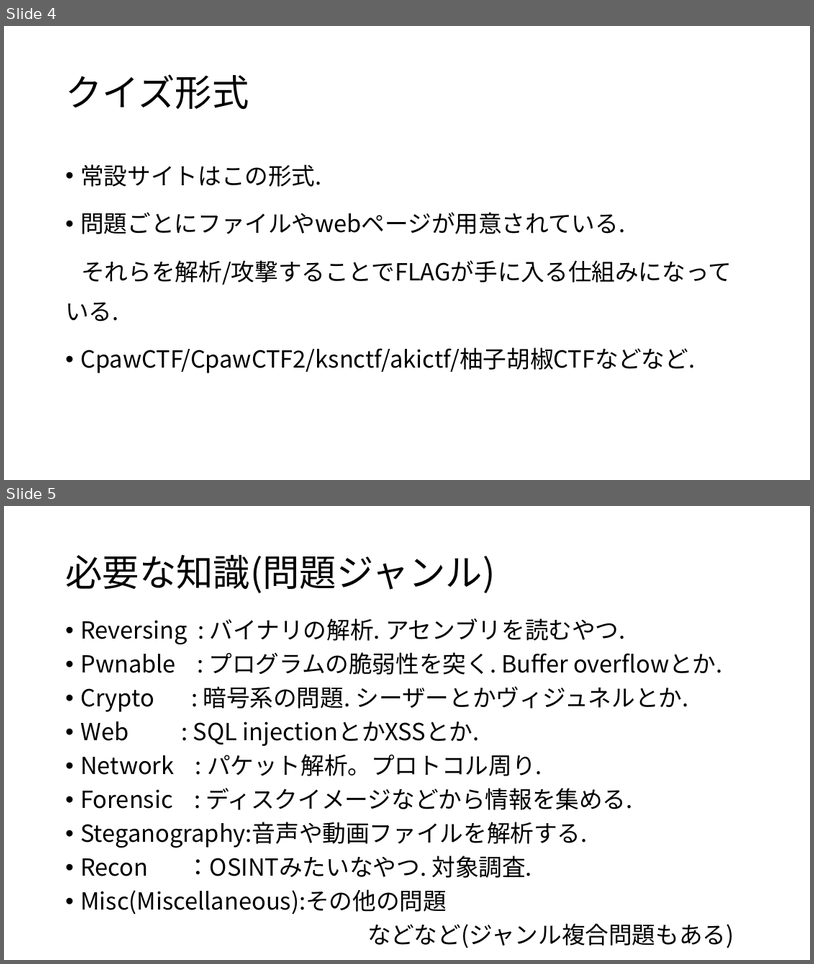
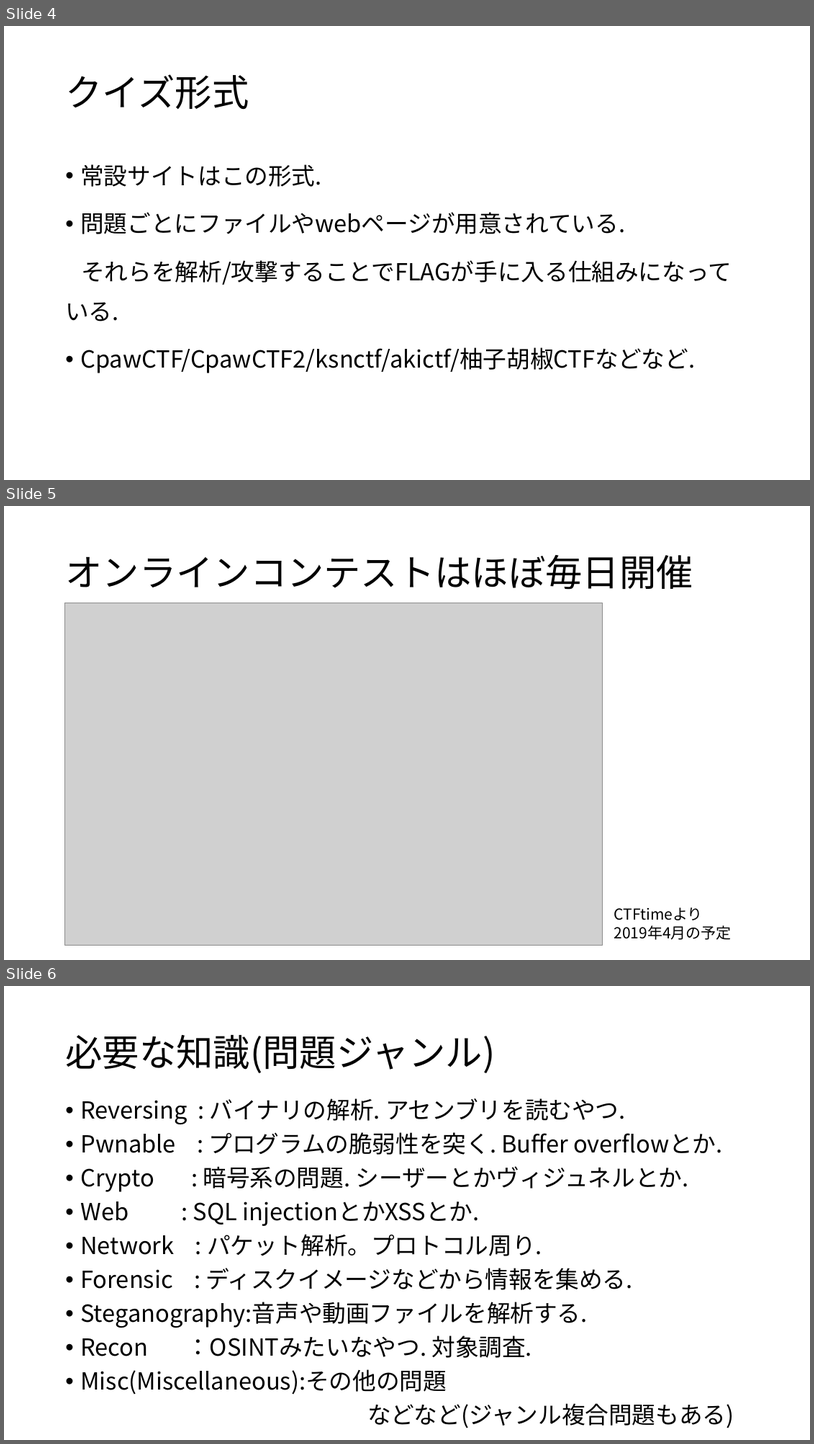
Before and after one commit to narupi/OITBeginnersCTF, a slide deck: Document.pptx. Shown one above the other, each under a label of ours: slides 4 and 5 before the commit, slides 4, 5 and 6 after it. The pictures are 814x964 and 814x1444 pixels, drawn with LibreOffice and Linux fonts; fonts in the diff are those of the drawing; grey boxes stand for pictures. Boxes give left, top, right and bottom in pixels: in the first picture for what was removed or moved away, otherwise in the second. Text is boxed around its words. In the diff, an @@ line names an element or a change of style, - is before the commit and + after.

```diff
--- a/Document.pptx
+++ b/Document.pptx
@@ slide 5 added at [4,506,810,960], background #FFFFFF @@
@@ title added at [65,555,694,590], 44 pt, text #000000 @@
+オンラインコンテストはほぼ毎日開催
@@ picture added at [65,602,604,944] @@
@@ text added at [615,907,732,939], 18 pt, text #000000 @@
+CTFtimeより
+2019年4月の予定
@@ what was slide 5 is now slide 6 @@
```
Also in this commit, not shown: 4 other files.
